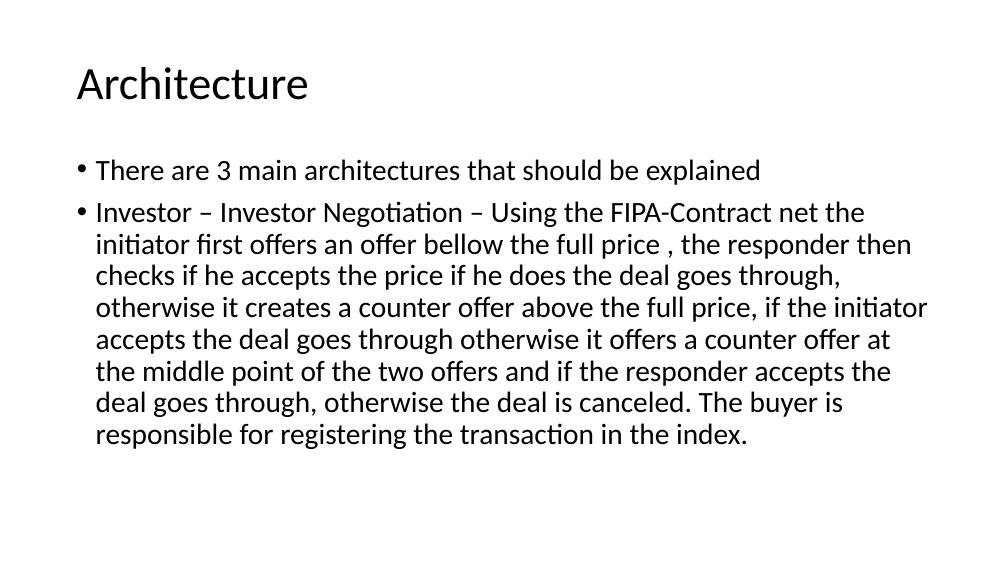
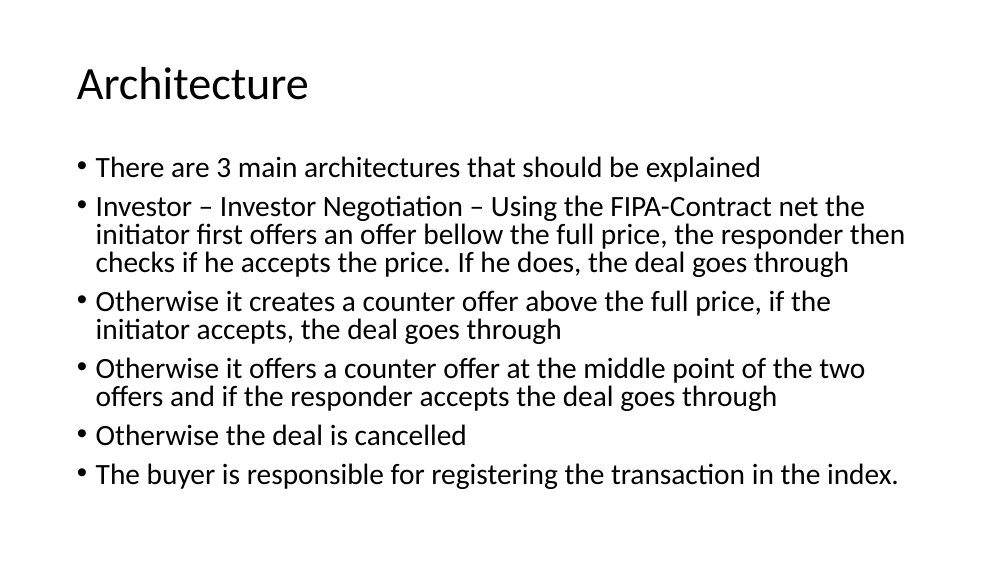
Before and after one commit to Antypurus/AIAD, a slide deck: slide 6 of docs/Presentation1.pptx. Drawn at 1008x567 pixels with LibreOffice and Linux fonts; fonts in the diff are those of the drawing. Boxes give left, top, right and bottom in pixels: in the first picture for what was removed or moved away, otherwise in the second. Text is boxed around its words. In the diff, an @@ line names an element or a change of style, - is before the commit and + after.

```diff
--- a/docs/Presentation1.pptx
+++ b/docs/Presentation1.pptx
@@ text at (96,156,761,182): line spacing 0.9 to 0.8 @@
@@ text at (96,195,905,489): text changed @@
-• Investor – Investor Negotiation – Using the FIPA-Contract net the initiator first offers an offer bellow the full price , the responder then checks if he accepts the price if he does the deal goes through, otherwise it creates a counter offer above the full price, if the initiator accepts the deal goes through otherwise it offers a counter offer at the middle point of the two offers and if the responder accepts the deal goes through, otherwise the deal is canceled. The buyer is responsible for registering the transaction in the index.
+• Investor – Investor Negotiation – Using the FIPA-Contract net the initiator first offers an offer bellow the full price, the responder then checks if he accepts the price. If he does, the deal goes through
+• Otherwise it creates a counter offer above the full price, if the initiator accepts, the deal goes through
+• Otherwise it offers a counter offer at the middle point of the two offers and if the responder accepts the deal goes through
+• Otherwise the deal is cancelled
+• The buyer is responsible for registering the transaction in the index.
```
Also in this commit, not shown: 5 other slides changed.
